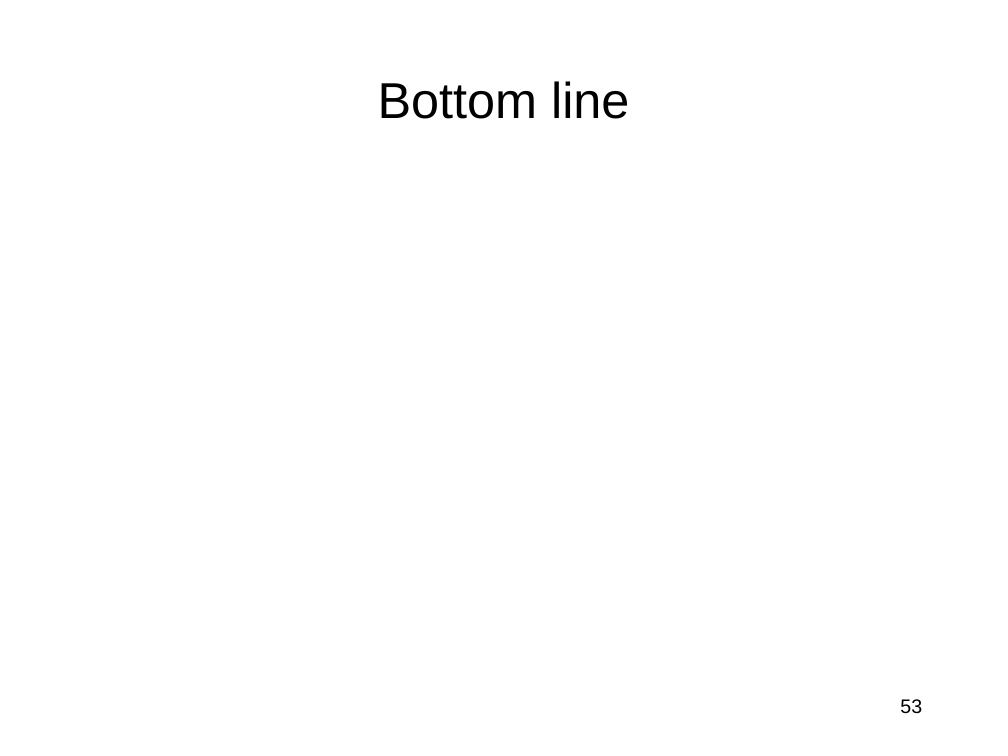
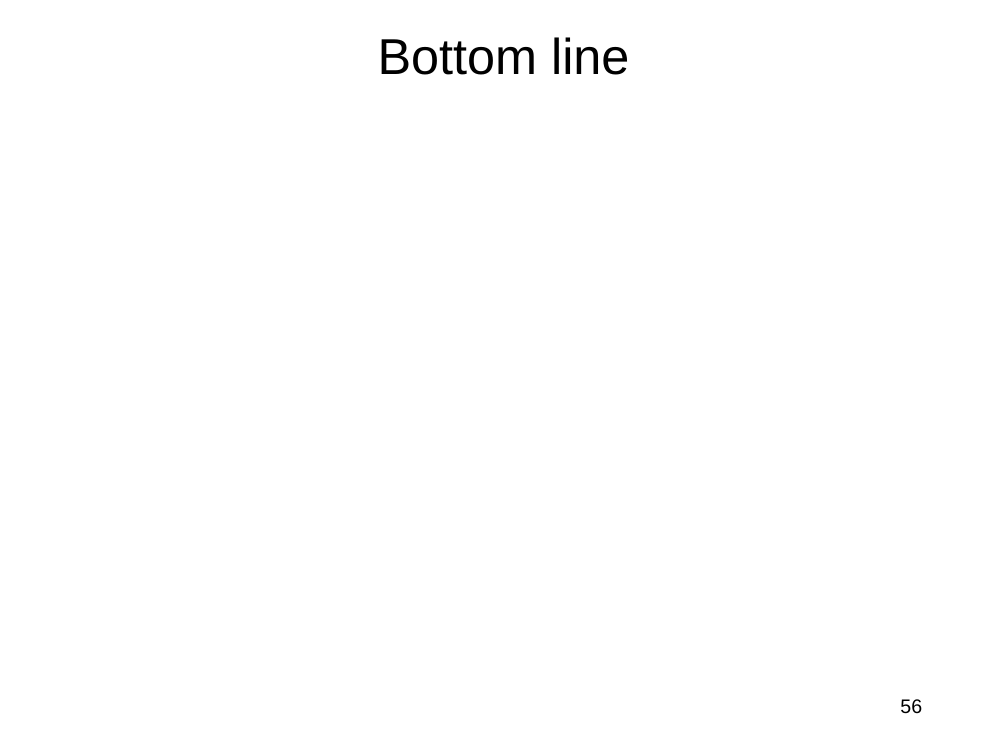
Before and after one commit to jlmucb/class_notes, a slide deck: slide 56 of BerkeleyClass/CS290Spring2013/Lectures/entropy_talk.pptx (slide 53 before the commit). Drawn at 1008x756 pixels with LibreOffice and Linux fonts; fonts in the diff are those of the drawing; grey boxes stand for pictures. Boxes give left, top, right and bottom in pixels: in the first picture for what was removed or moved away, otherwise in the second. Text is boxed around its words. In the diff, an @@ line names an element or a change of style, - is before the commit and + after.

```diff
--- a/BerkeleyClass/CS290Spring2013/Lectures/entropy_talk.pptx
+++ b/BerkeleyClass/CS290Spring2013/Lectures/entropy_talk.pptx
@@ title "Bottom line": place and size @@
-title "Bottom line" at [378,81,629,119]
+title "Bottom line" at [378,37,629,75]
@@ page number at [900,699,922,714]: text changed @@
-53
+56
```
Also in this commit, not shown: 5 other slides changed, 4 slides added, 1 slide removed, 1 other file.
